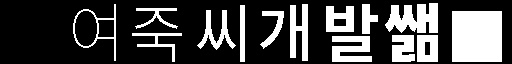
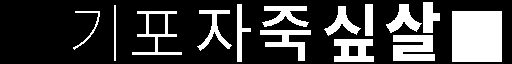
Comparing the layer stacks of the two 512 x 64 images. Changes:
renamed "씨" to "자", painted on it over (197, 4, 251, 62)
renamed "죽" to "포", painted on it over (132, 8, 182, 62)
renamed "개" to "죽", painted on it over (260, 4, 311, 61)
renamed "쌞" to "살", painted on it over (385, 2, 440, 62)
renamed "발" to "싶", painted on it over (324, 4, 378, 62)
renamed "여" to "기", painted on it over (73, 4, 116, 50)